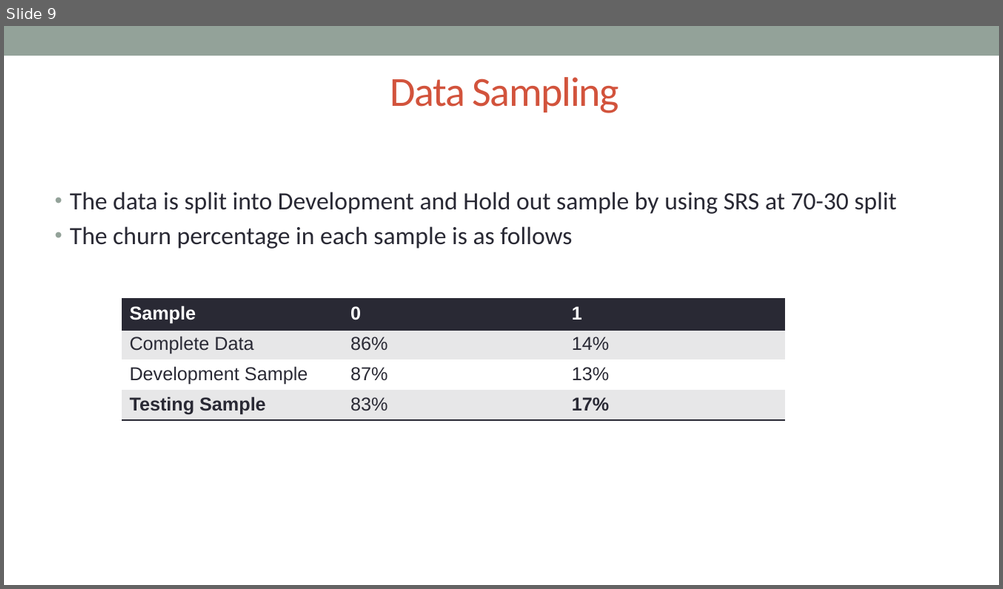
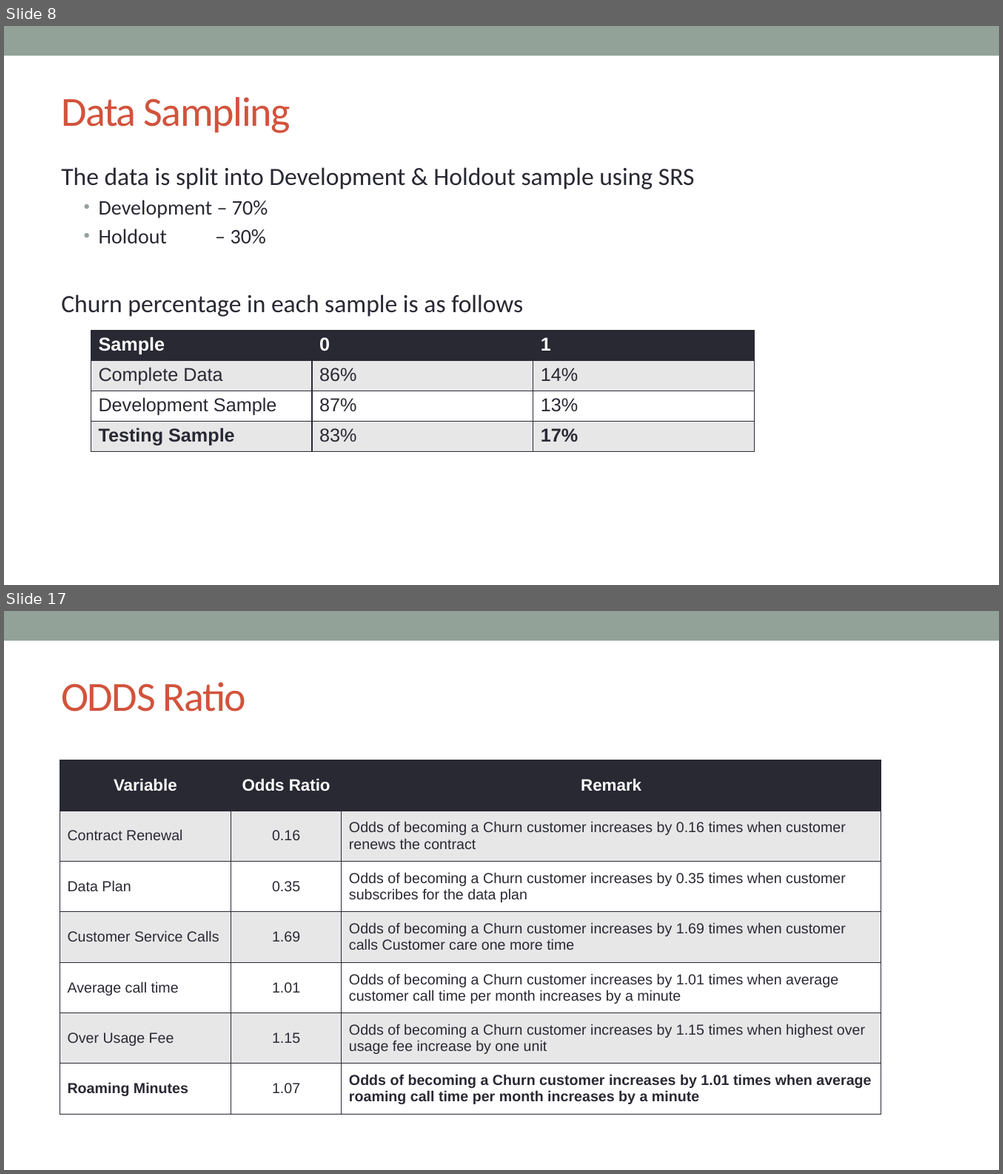
Before and after one commit to VickyVykciV/rProgramming, a slide deck: presentations/Churn_Analysis.pptx. Shown one above the other, each under a label of ours: slide 9 before the commit, slides 8 and 17 after it; the slides between them are not shown. The pictures are 1003x589 and 1003x1174 pixels, drawn with LibreOffice and Linux fonts; fonts in the diff are those of the drawing. Boxes give left, top, right and bottom in pixels: in the first picture for what was removed or moved away, otherwise in the second. Text is boxed around its words. In the diff, an @@ line names an element or a change of style, - is before the commit and + after.

Commit message:
Final Churn Analysis

```diff
--- a/presentations/Churn_Analysis.pptx
+++ b/presentations/Churn_Analysis.pptx
@@ slide 17 added at (4, 611, 999, 1170), background #FFFFFF; not listed: 1 template element that a slide beside it also shows @@
@@ title added at (61, 682, 246, 712), 40 pt, text #D2533C @@
+ODDS Ratio
@@ table added at (60, 760, 881, 1115), 7 rows, 3 columns @@
+Variable | Odds Ratio | Remark
+Contract Renewal | 0.16 | Odds of becoming a Churn customer increases by 0.16 times when customer renews the contract
+Data Plan | 0.35 | Odds of becoming a Churn customer increases by 0.35 times when customer subscribes for the data plan
+Customer Service Calls | 1.69 | Odds of becoming a Churn customer increases by 1.69 times when customer calls Customer care one more time
+Average call time | 1.01 | Odds of becoming a Churn customer increases by 1.01 times when average customer call time per month increases by a minute
+Over Usage Fee | 1.15 | Odds of becoming a Churn customer increases by 1.15 times when highest over usage fee increase by one unit
+Roaming Minutes | 1.07 | Odds of becoming a Churn customer increases by 1.01 times when average roaming call time per month increases by a minute
@@ what was slide 9 is now slide 8 @@
@@ slide 8 changed as well @@
@@ title "Data Sampling": place and size @@
-title "Data Sampling" at (390, 77, 619, 113)
+title "Data Sampling" at (61, 97, 290, 133)
@@ title "Data Sampling" at (61, 97, 290, 133): alignment centre to left @@
@@ text at (61, 167, 694, 317): text changed @@
-• The data is split into Development and Hold out sample by using SRS at 70-30 split
-• The churn percentage in each sample is as follows
+The data is split into Development & Holdout sample using SRS
+  • Development – 70%
+  • Holdout – 30%
+Churn percentage in each sample is as follows
@@ table at (91, 330, 753, 452) @@
@@ borders changed @@
@@ table: place and size @@
-table at (122, 300, 785, 420)
+table at (91, 330, 753, 452)
```
Also in this commit, not shown: 4 other slides changed, 7 other slides added, 6 slides removed, 2 other files.
